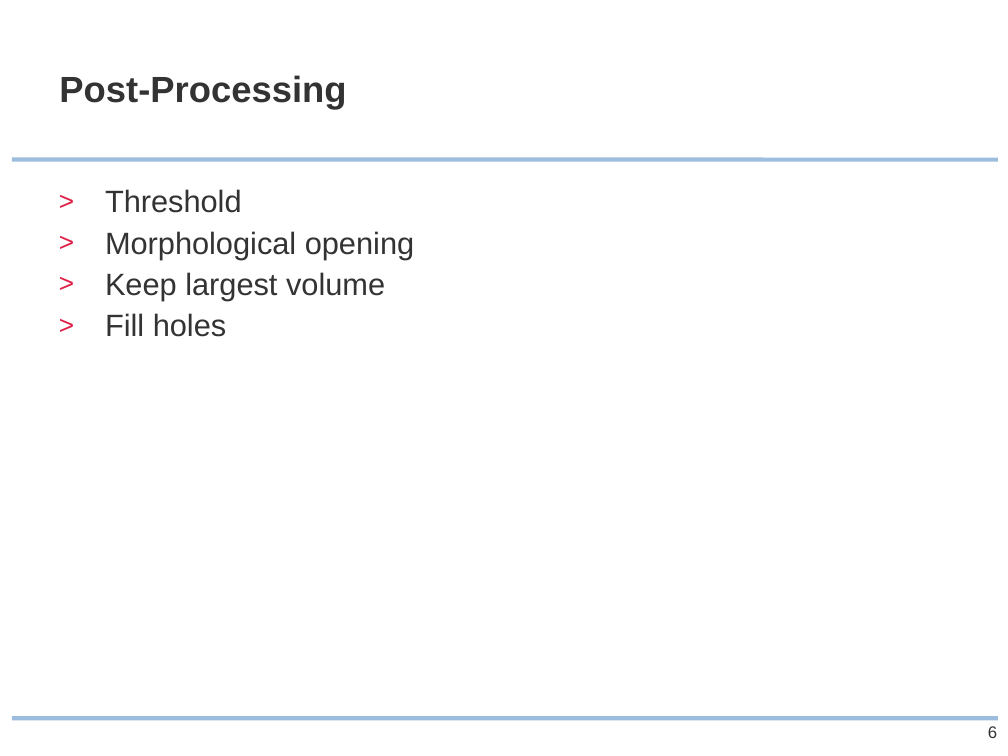
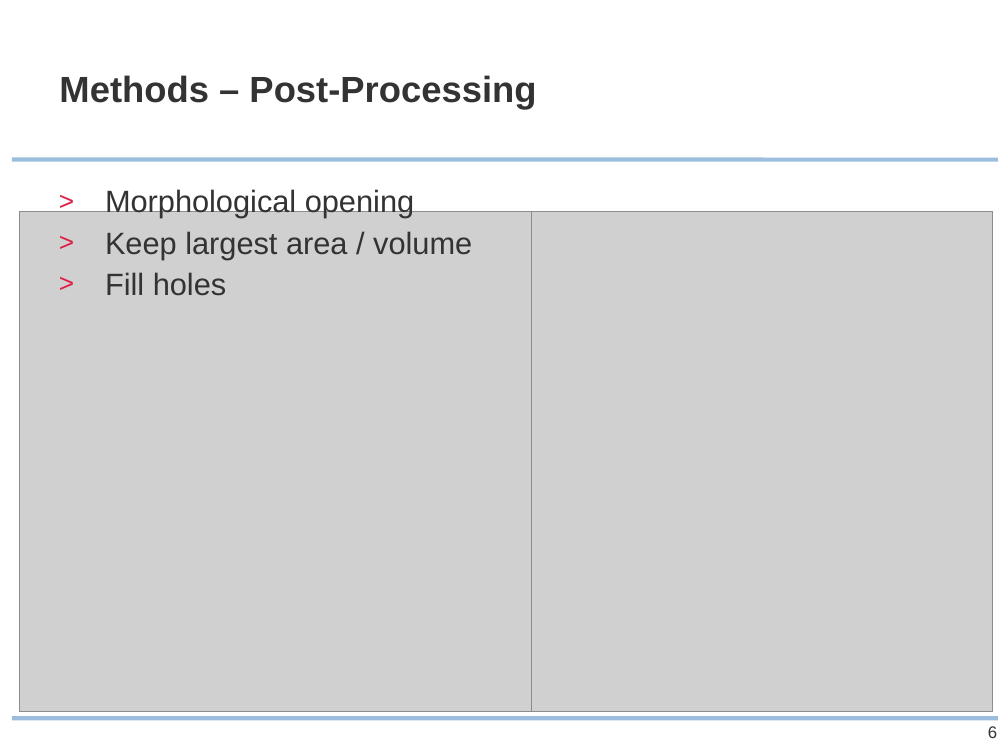
Before and after one commit to ipa/MIALab, a slide deck: slide 6 of doc/presentation/MIALab_slides.pptx. Drawn at 1008x756 pixels with LibreOffice and Linux fonts; fonts in the diff are those of the drawing; grey boxes stand for pictures; background and template pictures are left out. Boxes give left, top, right and bottom in pixels: in the first picture for what was removed or moved away, otherwise in the second. Text is boxed around its words. In the diff, an @@ line names an element or a change of style, - is before the commit and + after.

```diff
--- a/doc/presentation/MIALab_slides.pptx
+++ b/doc/presentation/MIALab_slides.pptx
@@ title at (59, 75, 536, 110): text changed @@
-Post-Processing
+Methods – Post-Processing
@@ text at (105, 189, 242, 213): paragraph removed @@
-> Threshold
@@ picture added at (20, 212, 531, 712) @@
@@ text at (105, 231, 472, 259): text changed @@
-> Keep largest volume
+> Keep largest area / volume
@@ picture added at (482, 212, 993, 712) @@
```
Also in this commit, not shown: 5 other slides changed, 5 slides added, 3 slides removed, 8 other files.
